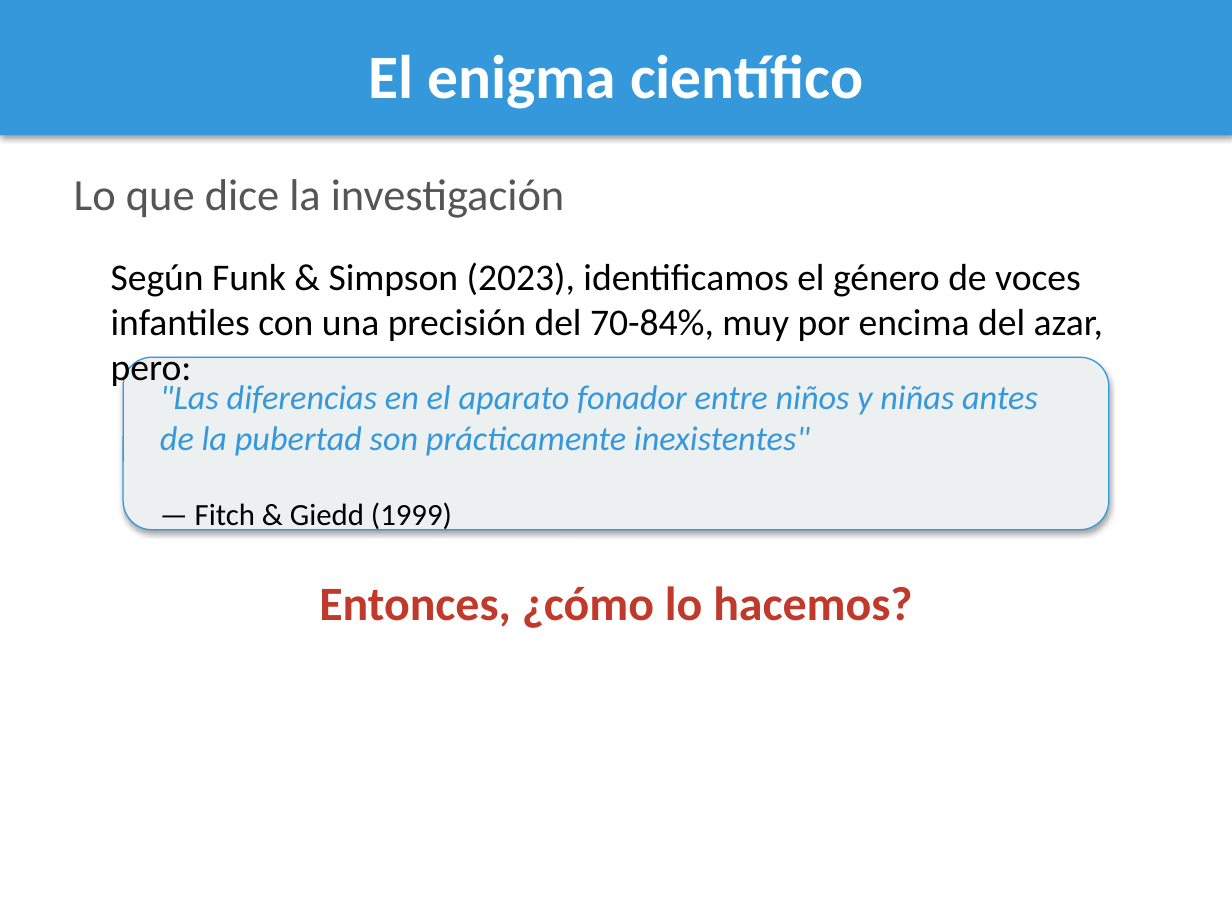
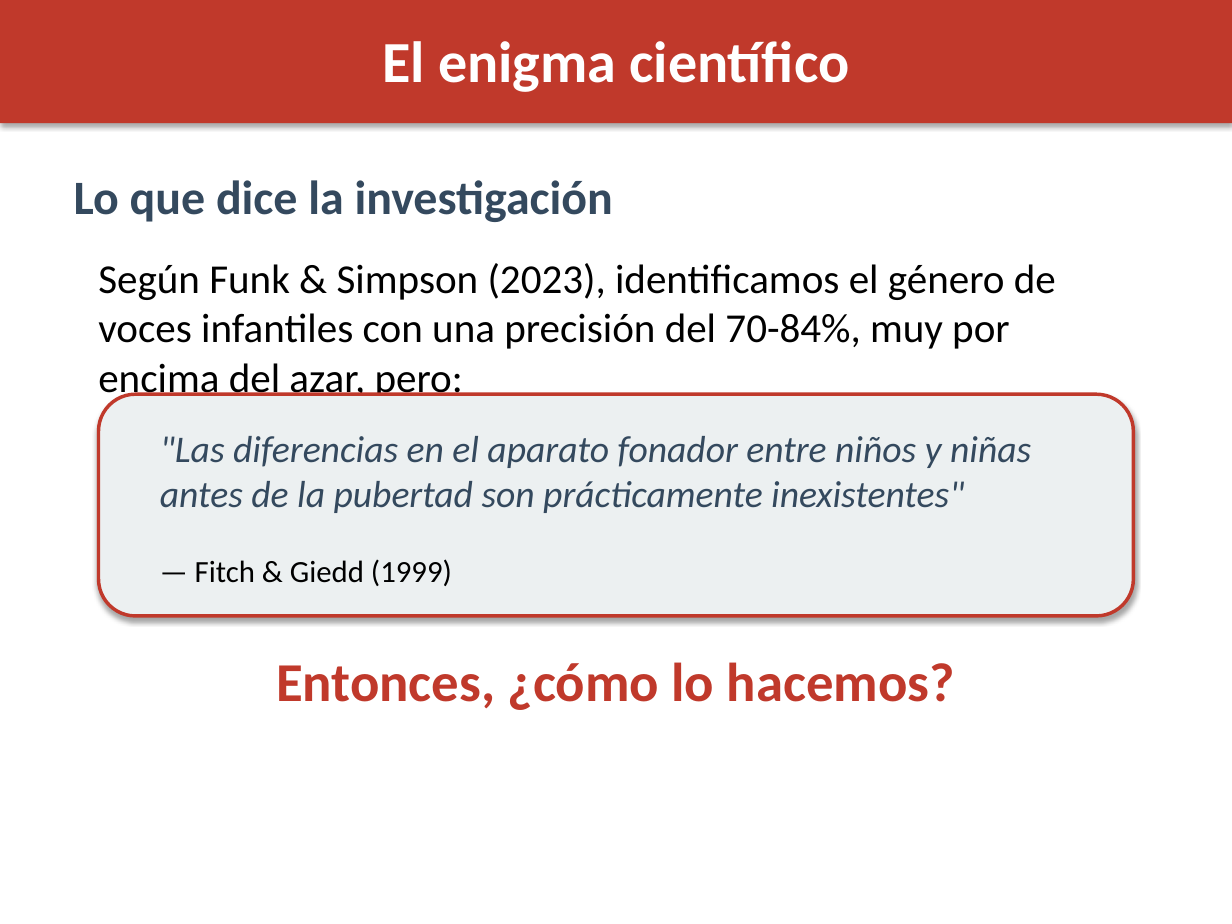
Before and after one commit to maquemmados/vozvozvoz, a slide deck: slide 5 of presentacion.pptx. Drawn at 1232x924 pixels with LibreOffice and Linux fonts; fonts in the diff are those of the drawing. Boxes give left, top, right and bottom in pixels: in the first picture for what was removed or moved away, otherwise in the second. Text is boxed around its words. In the diff, an @@ line names an element or a change of style, - is before the commit and + after.

```diff
--- a/presentacion.pptx
+++ b/presentacion.pptx
@@ rectangle: place and size @@
-rectangle at bbox=[0, 0, 1232, 136]
+rectangle at bbox=[0, 0, 1232, 123]
@@ rectangle at bbox=[0, 0, 1232, 123]: fill #3498DB to #C0392B @@
@@ text "El enigma científico": place and size @@
-text "El enigma científico" at bbox=[368, 54, 863, 109]
+text "El enigma científico" at bbox=[382, 41, 849, 92]
@@ text "El enigma científico" at bbox=[382, 41, 849, 92]: size 36 to 34 pt @@
@@ text "Lo que dice la investigación" at bbox=[74, 180, 613, 222]: size 26 to 28 pt, text colour #555555 to #34495E, bold on @@
@@ text "Según Funk & Simpson (2023), ...": place and size @@
-text "Según Funk & Simpson (2023), ..." at bbox=[111, 262, 1103, 341]
+text "Según Funk & Simpson (2023), ..." at bbox=[98, 263, 1056, 402]
@@ text "Según Funk & Simpson (2023), ..." at bbox=[98, 263, 1056, 402]: size 22 to 24 pt @@
@@ rounded rectangle: place and size @@
-rounded rectangle at bbox=[123, 357, 1109, 530]
+rounded rectangle at bbox=[99, 394, 1133, 616]
@@ rounded rectangle at bbox=[99, 394, 1133, 616]: outline #3498DB 0.75 pt to #C0392B 2 pt @@
@@ text ""Las diferencias en el aparato ...": place and size @@
-text ""Las diferencias en el aparato ..." at bbox=[160, 385, 1038, 533]
+text ""Las diferencias en el aparato ..." at bbox=[160, 436, 1031, 586]
@@ text at bbox=[160, 436, 1031, 513]: size 20 to 22 pt, text colour #3498DB to #34495E in ""Las diferencias en el aparato fonador entre ..." @@
@@ text "Entonces, ¿cómo lo hacemos?": place and size @@
-text "Entonces, ¿cómo lo hacemos?" at bbox=[319, 586, 912, 628]
+text "Entonces, ¿cómo lo hacemos?" at bbox=[276, 662, 955, 710]
@@ text "Entonces, ¿cómo lo hacemos?" at bbox=[276, 662, 955, 710]: size 28 to 32 pt @@
```
Also in this commit, not shown: 19 other slides changed, 1 slide removed, 1 other file.
